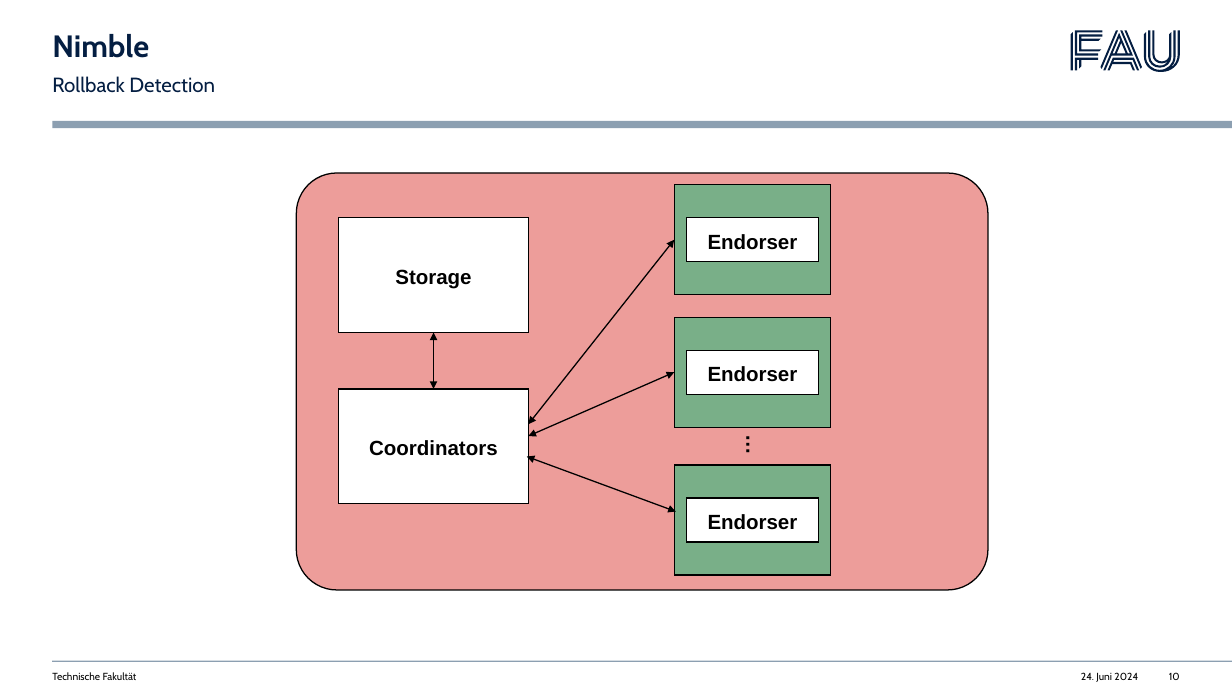
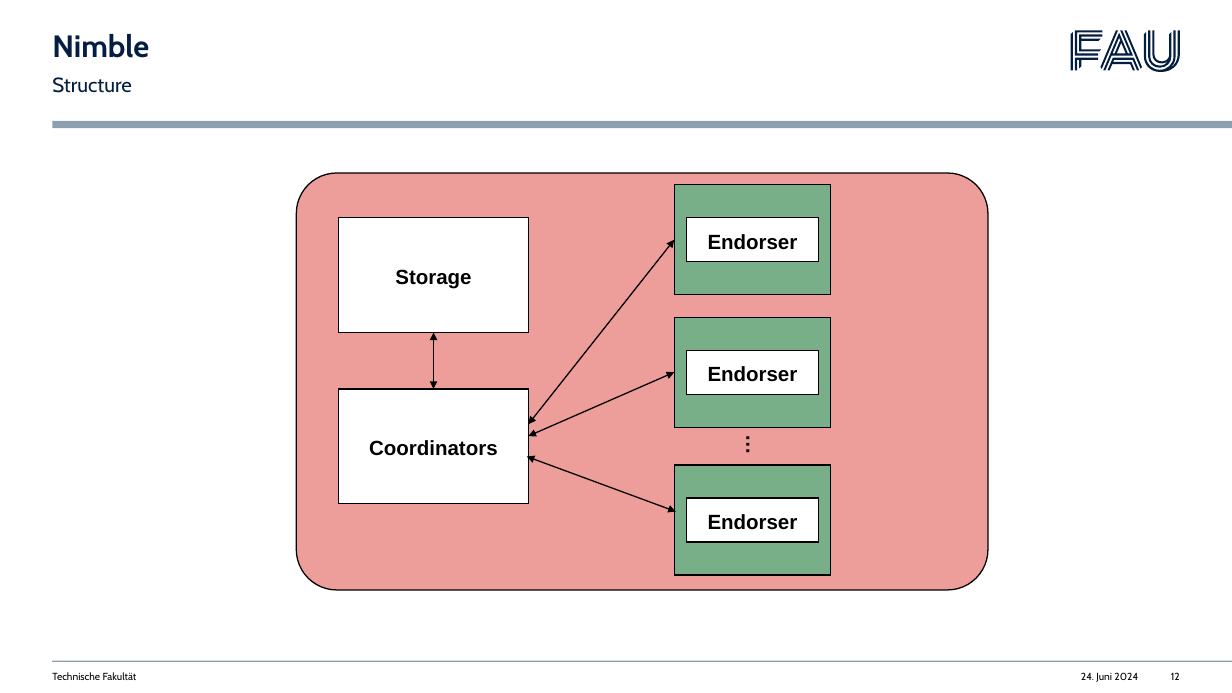
Before and after one commit to listigpeter/AKSS, a slide deck: slide 12 of presentation/confidetial_cloud_services.pptx (slide 10 before the commit). Drawn at 1232x693 pixels with LibreOffice and Linux fonts; fonts in the diff are those of the drawing. Boxes give left, top, right and bottom in pixels: in the first picture for what was removed or moved away, otherwise in the second. Text is boxed around its words. In the diff, an @@ line names an element or a change of style, - is before the commit and + after.

```diff
--- a/presentation/confidetial_cloud_services.pptx
+++ b/presentation/confidetial_cloud_services.pptx
@@ text at <box>52,77,132,93</box>: text changed @@
-Rollback Detection
+Structure
@@ page number at <box>1171,672,1180,680</box>: text changed @@
-10
+12
```
Also in this commit, not shown: 1 other slide changed, 11 slides added, 10 other files.
